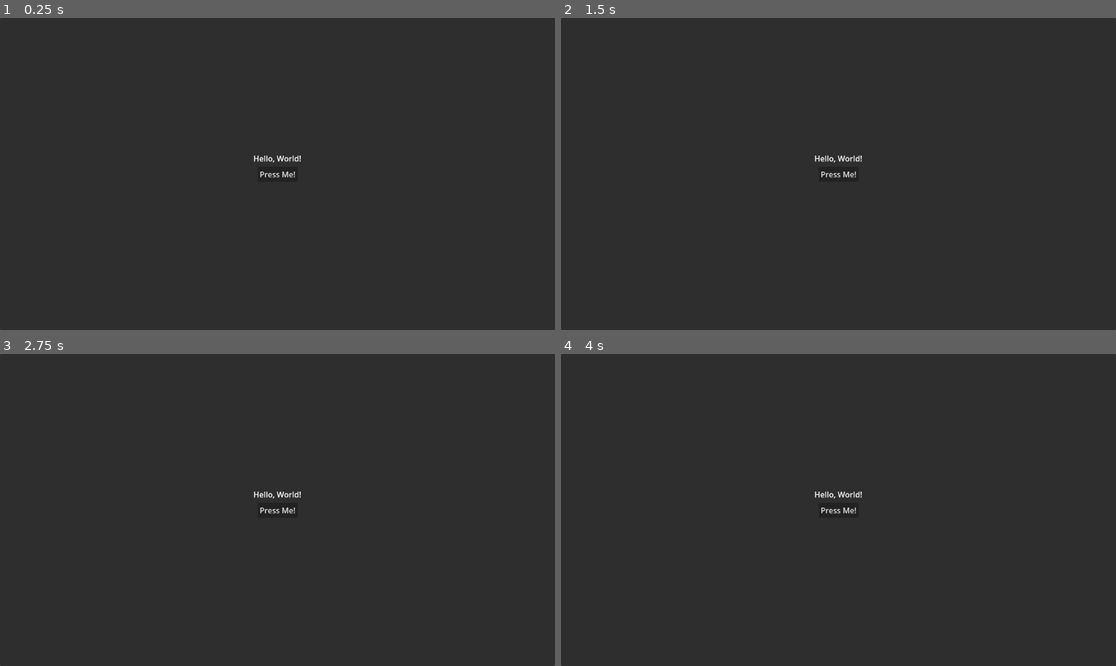
Above: before the commit, frames 1-4 (two rows, left to right).
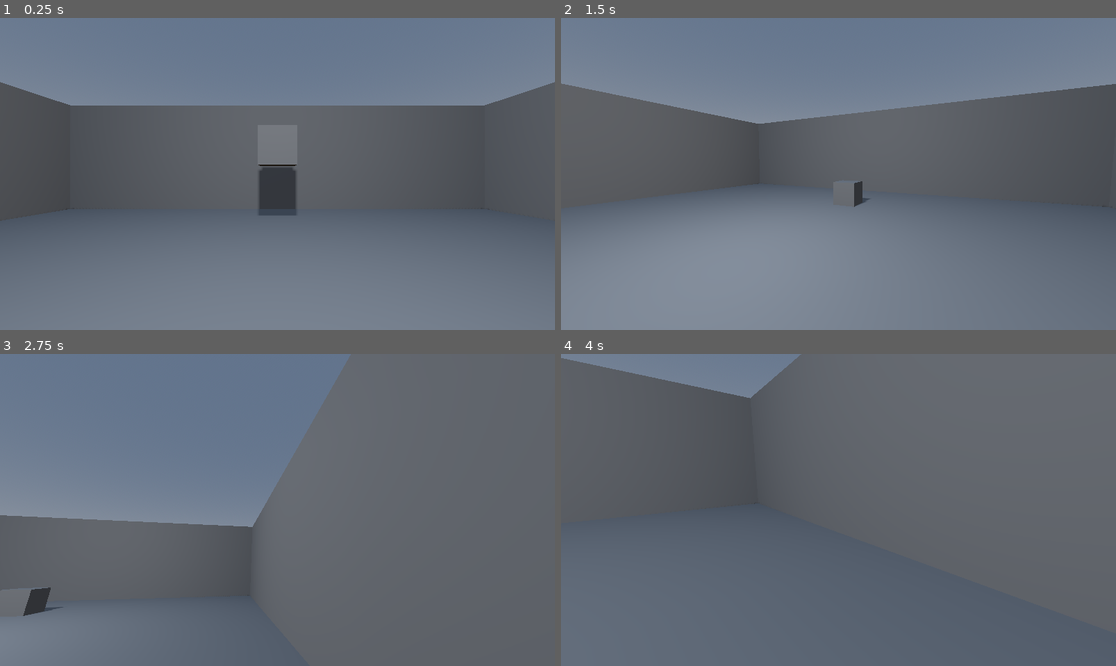
Above: after the commit, the same moments.

Repository: chybby/ldjam53
Game: Godot game, scene res://main.tscn
The game is run twice, just before and just after one commit, with the same random seed, the same clock (stepped at 60 frames per second) and the same inputs. Before the commit the project starts from res://menus/MainMenuScreen.tscn.
Inputs (mouse positions are in pixels of both pictures, inside the frame that each line leads up to):
- Up to frame 1 (0.25 s): no input
- Up to frame 2 (1.5 s): move the mouse to (960, 158) at 0.52 s; hold D (move_right, bound only after the commit) 0.53-1.28 s; tap Space (jump, bound only after the commit) at 0.6, 0.77, 1.07, 1.35 s; move the mouse to (727, 189) at 1.27 s; hold S (move_backward, bound only after the commit) from 1.28 s (still down)
- Up to frame 3 (2.75 s): tap Space (jump, bound only after the commit) at 1.52, 1.82, 2.1 s; move the mouse to (333, 441) at 2.02 s; release S (move_backward, bound only after the commit) at 2.03 s; hold D (move_right, bound only after the commit) from 2.03 s (still down)
- Up to frame 4 (4 s): move the mouse to (810, 572) at 2.77 s; release D (move_right, bound only after the commit) at 2.78 s; hold W (move_forward, bound only after the commit) 2.78-3.53 s; tap Space (jump, bound only after the commit) at 2.85, 3.02, 3.32, 3.6, 3.77 s; move the mouse to (1005, 556) at 3.52 s; hold A (move_left, bound only after the commit) from 3.53 s (still down)

The runs differ from the first frame. In frame 1, 99% of the frame differs, in the area x 0-100%, y 0-100%; in frame 2, 100%; in frame 3, 100%; in frame 4, 100%.

Commit message:
Create basic level and player.

Diff:
--- /dev/null
+++ b/level/level.gd
@@ -0,0 +1,11 @@
+extends Node3D
+
+
+# Called when the node enters the scene tree for the first time.
+func _ready():
+    pass # Replace with function body.
+
+
+# Called every frame. 'delta' is the elapsed time since the previous frame.
+func _process(delta):
+    pass
--- /dev/null
+++ b/level/level.tscn
@@ -0,0 +1,88 @@
+[gd_scene load_steps=7 format=3 uid="uid://bewap3blcn6p6"]
+
+[ext_resource type="Script" path="res://level/level.gd" id="1_8ll5v"]
+
+[sub_resource type="PlaneMesh" id="PlaneMesh_lnlwk"]
+size = Vector2(20, 20)
+
+[sub_resource type="WorldBoundaryShape3D" id="WorldBoundaryShape3D_el8gs"]
+
+[sub_resource type="BoxShape3D" id="BoxShape3D_7a3so"]
+size = Vector3(20, 5, 1)
+
+[sub_resource type="BoxMesh" id="BoxMesh_nyrff"]
+size = Vector3(20, 5, 1)
+
+[sub_resource type="WorldBoundaryShape3D" id="WorldBoundaryShape3D_t4nq7"]
+plane = Plane(0, -1, 0, 0)
+
+[node name="Level" type="Node3D"]
+script = ExtResource("1_8ll5v")
+
+[node name="Floor" type="StaticBody3D" parent="."]
+
+[node name="Mesh" type="MeshInstance3D" parent="Floor"]
+mesh = SubResource("PlaneMesh_lnlwk")
+skeleton = NodePath("../..")
+
+[node name="CollisionShape3D" type="CollisionShape3D" parent="Floor"]
+shape = SubResource("WorldBoundaryShape3D_el8gs")
+
+[node name="Wall1" type="StaticBody3D" parent="."]
+transform = Transform3D(1, 0, 0, 0, 1, 0, 0, 0, 1, 0, 0, -10.5)
+
+[node name="CollisionShape3D" type="CollisionShape3D" parent="Wall1"]
+transform = Transform3D(1, 0, 0, 0, 1, 0, 0, 0, 1, 0, 2.5, 0)
+shape = SubResource("BoxShape3D_7a3so")
+
+[node name="MeshInstance3D" type="MeshInstance3D" parent="Wall1"]
+transform = Transform3D(1, 0, 0, 0, 1, 0, 0, 0, 1, 0, 2.5, 0)
+mesh = SubResource("BoxMesh_nyrff")
+
+[node name="Wall2" type="StaticBody3D" parent="."]
+transform = Transform3D(-4.37114e-08, 0, 1, 0, 1, 0, -1, 0, -4.37114e-08, -10.5, 0, 0)
+
+[node name="CollisionShape3D" type="CollisionShape3D" parent="Wall2"]
+transform = Transform3D(1, 0, 0, 0, 1, 0, 0, 0, 1, 0, 2.5, 0)
+shape = SubResource("BoxShape3D_7a3so")
+
+[node name="MeshInstance3D" type="MeshInstance3D" parent="Wall2"]
+transform = Transform3D(1, 0, 0, 0, 1, 0, 0, 0, 1, 0, 2.5, 0)
+mesh = SubResource("BoxMesh_nyrff")
+
+[node name="Wall3" type="StaticBody3D" parent="."]
+transform = Transform3D(-1, 0, -8.74228e-08, 0, 1, 0, 8.74228e-08, 0, -1, 0, 0, 10.5)
+
+[node name="CollisionShape3D" type="CollisionShape3D" parent="Wall3"]
+transform = Transform3D(1, 0, 0, 0, 1, 0, 0, 0, 1, 0, 2.5, 0)
+shape = SubResource("BoxShape3D_7a3so")
+
+[node name="MeshInstance3D" type="MeshInstance3D" parent="Wall3"]
+transform = Transform3D(1, 0, 0, 0, 1, 0, 0, 0, 1, 0, 2.5, 0)
+mesh = SubResource("BoxMesh_nyrff")
+
+[node name="Wall4" type="StaticBody3D" parent="."]
+transform = Transform3D(-4.37114e-08, 0, -1, 0, 1, 0, 1, 0, -4.37114e-08, 10.5, 0, 0)
+
+[node name="CollisionShape3D" type="CollisionShape3D" parent="Wall4"]
+transform = Transform3D(1, 0, 0, 0, 1, 0, 0, 0, 1, 0, 2.5, 0)
+shape = SubResource("BoxShape3D_7a3so")
+
+[node name="MeshInstance3D" type="MeshInstance3D" parent="Wall4"]
+transform = Transform3D(1, 0, 0, 0, 1, 0, 0, 0, 1, 0, 2.5, 0)
+mesh = SubResource("BoxMesh_nyrff")
+
+[node name="Ceiling" type="StaticBody3D" parent="."]
+transform = Transform3D(1, 0, 0, 0, 1, 0, 0, 0, 1, 0, 5, 0)
+
+[node name="Mesh" type="MeshInstance3D" parent="Ceiling"]
+mesh = SubResource("PlaneMesh_lnlwk")
+skeleton = NodePath("../..")
+
+[node name="CollisionShape3D" type="CollisionShape3D" parent="Ceiling"]
+shape = SubResource("WorldBoundaryShape3D_t4nq7")
+
+[node name="OmniLight3D" type="OmniLight3D" parent="."]
+transform = Transform3D(1, 0, 0, 0, 1, 0, 0, 0, 1, 0, 4.5, 0)
+shadow_enabled = true
+omni_range = 20.361
--- /dev/null
+++ b/main.gd
@@ -0,0 +1,12 @@
+extends Node
+
+
+# Called when the node enters the scene tree for the first time.
+func _ready():
+    Input.mouse_mode = Input.MOUSE_MODE_CAPTURED
+
+
+# Called every frame. 'delta' is the elapsed time since the previous frame.
+func _process(delta):
+    if Input.is_action_just_pressed("pause"):
+        Input.mouse_mode = Input.MOUSE_MODE_VISIBLE
--- /dev/null
+++ b/main.tscn
@@ -0,0 +1,50 @@
+[gd_scene load_steps=12 format=3 uid="uid://bk5cj4vt600fw"]
+
+[ext_resource type="Script" path="res://main.gd" id="1_dkgit"]
+[ext_resource type="Script" path="res://world.gd" id="2_5pf3l"]
+[ext_resource type="Script" path="res://menus/gui.gd" id="3_5trqk"]
+[ext_resource type="PackedScene" uid="uid://bewap3blcn6p6" path="res://level/level.tscn" id="3_s1u4l"]
+[ext_resource type="PackedScene" uid="uid://dxmtgq1vffaeq" path="res://menus/main_menu_screen.tscn" id="4_nqhdg"]
+[ext_resource type="PackedScene" uid="uid://diecf34cipg7k" path="res://player/player.tscn" id="4_qqmf7"]
+[ext_resource type="PackedScene" uid="uid://sdnpsqpox0dm" path="res://package/package.tscn" id="5_252ea"]
+
+[sub_resource type="ProceduralSkyMaterial" id="ProceduralSkyMaterial_j6kb4"]
+
+[sub_resource type="Sky" id="Sky_mudlv"]
+sky_material = SubResource("ProceduralSkyMaterial_j6kb4")
+
+[sub_resource type="Environment" id="Environment_lciql"]
+background_mode = 2
+sky = SubResource("Sky_mudlv")
+
+[sub_resource type="CameraAttributesPractical" id="CameraAttributesPractical_owjb4"]
+
+[node name="Main" type="Node"]
+script = ExtResource("1_dkgit")
+
+[node name="World" type="Node3D" parent="."]
+script = ExtResource("2_5pf3l")
+
+[node name="Level" parent="World" instance=ExtResource("3_s1u4l")]
+
+[node name="Player" parent="World" instance=ExtResource("4_qqmf7")]
+
+[node name="WorldEnvironment" type="WorldEnvironment" parent="World"]
+environment = SubResource("Environment_lciql")
+camera_attributes = SubResource("CameraAttributesPractical_owjb4")
+
+[node name="Package" parent="World" instance=ExtResource("5_252ea")]
+transform = Transform3D(1, 0, 0, 0, 1, 0, 0, 0, 1, 0, 2.70651, -5.84931)
+
+[node name="GUI" type="Control" parent="."]
+visible = false
+layout_mode = 3
+anchors_preset = 15
+anchor_right = 1.0
+anchor_bottom = 1.0
+grow_horizontal = 2
+grow_vertical = 2
+script = ExtResource("3_5trqk")
+
+[node name="MainMenuScreen" parent="GUI" instance=ExtResource("4_nqhdg")]
+layout_mode = 1
--- /dev/null
+++ b/menus/gui.gd
@@ -0,0 +1,11 @@
+extends Control
+
+
+# Called when the node enters the scene tree for the first time.
+func _ready():
+    pass # Replace with function body.
+
+
+# Called every frame. 'delta' is the elapsed time since the previous frame.
+func _process(delta):
+    pass
--- a/menus/MainMenuScreen.tscn
+++ b/menus/main_menu_screen.tscn
@@ -1,7 +1,7 @@
-[gd_scene load_steps=3 format=3 uid="uid://cjkm5x4i0hy8f"]
+[gd_scene load_steps=3 format=3 uid="uid://dxmtgq1vffaeq"]
 
-[ext_resource type="Theme" path="res://menus/ui_theme.tres" id="1_uhndt"]
-[ext_resource type="Script" path="res://menus/MainMenuScreen.gd" id="2_og4mc"]
+[ext_resource type="Theme" path="res://menus/ui_theme.tres" id="1_t0a5g"]
+[ext_resource type="Script" path="res://menus/main_menu_screen.gd" id="2_t6r8i"]
 
 [node name="MainMenuScreen" type="Control"]
 layout_mode = 3
@@ -10,8 +10,8 @@
 anchor_bottom = 1.0
 grow_horizontal = 2
 grow_vertical = 2
-theme = ExtResource("1_uhndt")
-script = ExtResource("2_og4mc")
+theme = ExtResource("1_t0a5g")
+script = ExtResource("2_t6r8i")
 
 [node name="Panel" type="Panel" parent="."]
 layout_mode = 0
--- /dev/null
+++ b/package/package.gd
@@ -0,0 +1,11 @@
+extends RigidBody3D
+
+
+# Called when the node enters the scene tree for the first time.
+func _ready():
+    pass # Replace with function body.
+
+
+# Called every frame. 'delta' is the elapsed time since the previous frame.
+func _process(delta):
+    pass
--- /dev/null
+++ b/package/package.tscn
@@ -0,0 +1,16 @@
+[gd_scene load_steps=4 format=3 uid="uid://sdnpsqpox0dm"]
+
+[ext_resource type="Script" path="res://package/package.gd" id="1_1h61k"]
+
+[sub_resource type="BoxShape3D" id="BoxShape3D_e1v56"]
+
+[sub_resource type="BoxMesh" id="BoxMesh_kx4um"]
+
+[node name="Package" type="RigidBody3D"]
+script = ExtResource("1_1h61k")
+
+[node name="CollisionShape3D" type="CollisionShape3D" parent="."]
+shape = SubResource("BoxShape3D_e1v56")
+
+[node name="MeshInstance3D" type="MeshInstance3D" parent="."]
+mesh = SubResource("BoxMesh_kx4um")
--- /dev/null
+++ b/player/player.gd
@@ -0,0 +1,40 @@
+extends CharacterBody3D
+
+@export var speed := 5.0
+@export var jump_velocity := 4.5
+@export var mouse_sensitivity := 0.002
+
+@onready var camera := $Camera
+
+# Get the gravity from the project settings to be synced with RigidBody nodes.
+var gravity = ProjectSettings.get_setting("physics/3d/default_gravity")
+
+
+func _unhandled_input(event):
+    if event is InputEventMouseMotion and Input.mouse_mode == Input.MOUSE_MODE_CAPTURED:
+        rotate_y(-event.relative.x * mouse_sensitivity)
+        camera.rotate_x(-event.relative.y * mouse_sensitivity)
+        camera.rotation.x = clamp(camera.rotation.x, -1.2, 1.2)
+
+
+func _physics_process(delta):
+    # Add the gravity.
+    if not is_on_floor():
+        velocity.y -= gravity * delta
+
+    # Handle Jump.
+    if Input.is_action_just_pressed("jump") and is_on_floor():
+        velocity.y = jump_velocity
+
+    # Get the input direction and handle the movement/deceleration.
+    # As good practice, you should replace UI actions with custom gameplay actions.
+    var input_dir = Input.get_vector("move_left", "move_right", "move_forward", "move_backward")
+    var direction = (transform.basis * Vector3(input_dir.x, 0, input_dir.y)).normalized()
+    if direction:
+        velocity.x = direction.x * speed
+        velocity.z = direction.z * speed
+    else:
+        velocity.x = move_toward(velocity.x, 0, speed)
+        velocity.z = move_toward(velocity.z, 0, speed)
+
+    move_and_slide()
--- /dev/null
+++ b/player/player.tscn
@@ -0,0 +1,15 @@
+[gd_scene load_steps=3 format=3 uid="uid://diecf34cipg7k"]
+
+[ext_resource type="Script" path="res://player/player.gd" id="1_sl7gb"]
+
+[sub_resource type="CapsuleShape3D" id="CapsuleShape3D_jakkr"]
+
+[node name="Player" type="CharacterBody3D"]
+script = ExtResource("1_sl7gb")
+
+[node name="CollisionShape3D" type="CollisionShape3D" parent="."]
+transform = Transform3D(1, 0, 0, 0, 1, 0, 0, 0, 1, 0, 1.00165, 0)
+shape = SubResource("CapsuleShape3D_jakkr")
+
+[node name="Camera" type="Camera3D" parent="."]
+transform = Transform3D(1, 0, 0, 0, 1, 0, 0, 0, 1, 0, 1.68956, -0.203962)
--- a/project.godot
+++ b/project.godot
@@ -11,7 +11,7 @@
 [application]
 
 config/name="Ldjam53"
-run/main_scene="res://menus/MainMenuScreen.tscn"
+run/main_scene="res://main.tscn"
 config/features=PackedStringArray("4.0", "Forward Plus")
 config/icon="res://icon.svg"
 
@@ -32,6 +32,39 @@
 
 common/drop_mouse_on_gui_input_disabled=true
 
+[input]
+
+move_forward={
+"deadzone": 0.5,
+"events": [Object(InputEventKey,"resource_local_to_scene":false,"resource_name":"","device":0,"window_id":0,"alt_pressed":false,"shift_pressed":false,"ctrl_pressed":false,"meta_pressed":false,"pressed":false,"keycode":0,"physical_keycode":87,"key_label":0,"unicode":0,"echo":false,"script":null)
+]
+}
+move_left={
+"deadzone": 0.5,
+"events": [Object(InputEventKey,"resource_local_to_scene":false,"resource_name":"","device":-1,"window_id":0,"alt_pressed":false,"shift_pressed":false,"ctrl_pressed":false,"meta_pressed":false,"pressed":false,"keycode":0,"physical_keycode":65,"key_label":0,"unicode":97,"echo":false,"script":null)
+]
+}
+move_right={
+"deadzone": 0.5,
+"events": [Object(InputEventKey,"resource_local_to_scene":false,"resource_name":"","device":-1,"window_id":0,"alt_pressed":false,"shift_pressed":false,"ctrl_pressed":false,"meta_pressed":false,"pressed":false,"keycode":0,"physical_keycode":68,"key_label":0,"unicode":100,"echo":false,"script":null)
+]
+}
+move_backward={
+"deadzone": 0.5,
+"events": [Object(InputEventKey,"resource_local_to_scene":false,"resource_name":"","device":-1,"window_id":0,"alt_pressed":false,"shift_pressed":false,"ctrl_pressed":false,"meta_pressed":false,"pressed":false,"keycode":0,"physical_keycode":83,"key_label":0,"unicode":115,"echo":false,"script":null)
+]
+}
+jump={
+"deadzone": 0.5,
+"events": [Object(InputEventKey,"resource_local_to_scene":false,"resource_name":"","device":-1,"window_id":0,"alt_pressed":false,"shift_pressed":false,"ctrl_pressed":false,"meta_pressed":false,"pressed":false,"keycode":0,"physical_keycode":32,"key_label":0,"unicode":32,"echo":false,"script":null)
+]
+}
+pause={
+"deadzone": 0.5,
+"events": [Object(InputEventKey,"resource_local_to_scene":false,"resource_name":"","device":-1,"window_id":0,"alt_pressed":false,"shift_pressed":false,"ctrl_pressed":false,"meta_pressed":false,"pressed":false,"keycode":0,"physical_keycode":4194305,"key_label":0,"unicode":0,"echo":false,"script":null)
+]
+}
+
 [physics]
 
 common/enable_pause_aware_picking=true
--- /dev/null
+++ b/world.gd
@@ -0,0 +1,11 @@
+extends Node3D
+
+
+# Called when the node enters the scene tree for the first time.
+func _ready():
+    pass # Replace with function body.
+
+
+# Called every frame. 'delta' is the elapsed time since the previous frame.
+func _process(delta):
+    pass
Renamed: menus/MainMenuScreen.gd -> menus/main_menu_screen.gd
